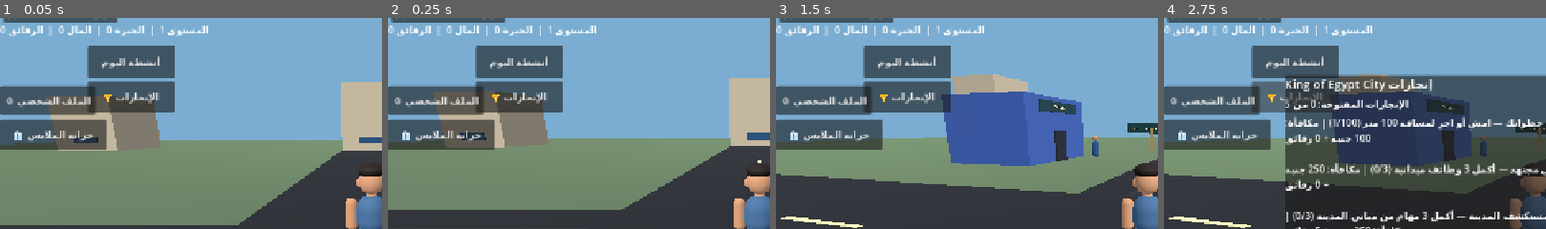
Above: before the commit, frames 1-4 (left to right).
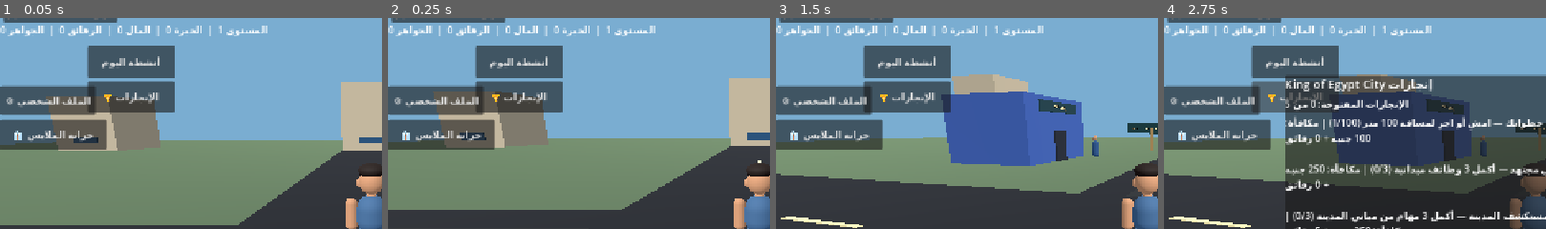
Above: after the commit, the same moments.

Repository: gamalalaraby1988-dotcom/King-Egypt-
Game: Godot game, scene res://scenes/main.tscn
Two runs of this game, one before a commit and one after it. Both use one fixed random seed, a clock stepped at 60 frames per second and the inputs below.
Inputs (mouse positions are % of the whole screen's width and height, from its top left):
- Up to frame 1 (0.05 s): no input
- Up to frame 2 (0.25 s): no input
- Up to frame 3 (1.5 s): tap Enter at 0.5 s; move the mouse to (72, 44) at 0.52 s; hold D (move_right) 0.53-1.25 s; hold Shift (sprint) 0.53-1.25 s; click (72, 44) at 0.67 s; drag from (30, 54) to (45, 69) at 1.27 s
- Up to frame 4 (2.75 s): click "الإنجازات 🏆" at 2 s
The pictures show only the part of the screen within x 1-51%, y 9-59%; the shares and areas given below are measured in that part.

The runs differ from the first frame. In frame 1, 1.3% of the frame differs, in the area x 2-70%, y 3-9%; in frame 2, 1.3%; in frame 3, 1.3%; in frame 4, 1.3%.

Commit message:
feat: display gems in city currency HUD

Diff:
--- a/scripts/mission_manager.gd
+++ b/scripts/mission_manager.gd
@@ -519,7 +519,7 @@
 		interact()
 	_key_was_down = interaction_key_down
 
-	stats_label.text = "المستوى %d  |  الخبرة %d  |  المال %d  |  الرقائق %d" % [player_level, xp, money, chips]
+	stats_label.text = "المستوى %d  |  الخبرة %d  |  المال %d  |  الرقائق %d  |  الجواهر %d" % [player_level, xp, money, chips, WalletManager.get_balance("gems")]
 	if job_running:
 		var job_distance := Vector2(player.global_position.x, player.global_position.z).distance_to(Vector2(active_job_target.x, active_job_target.z))
 		status_label.text = "الوظيفة: توجّه إلى نقطة العمل. المتبقي: %.1f متر" % job_distance
